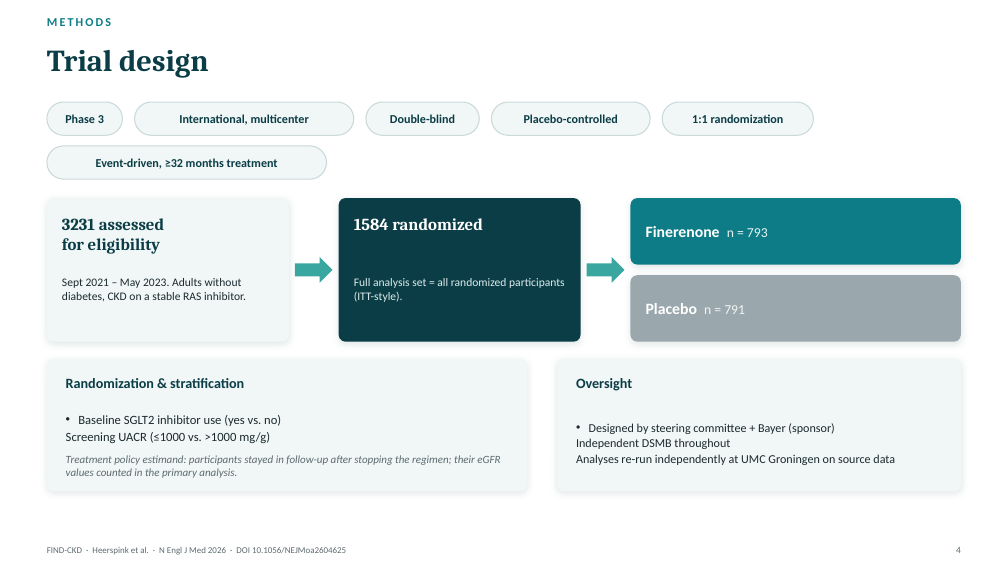
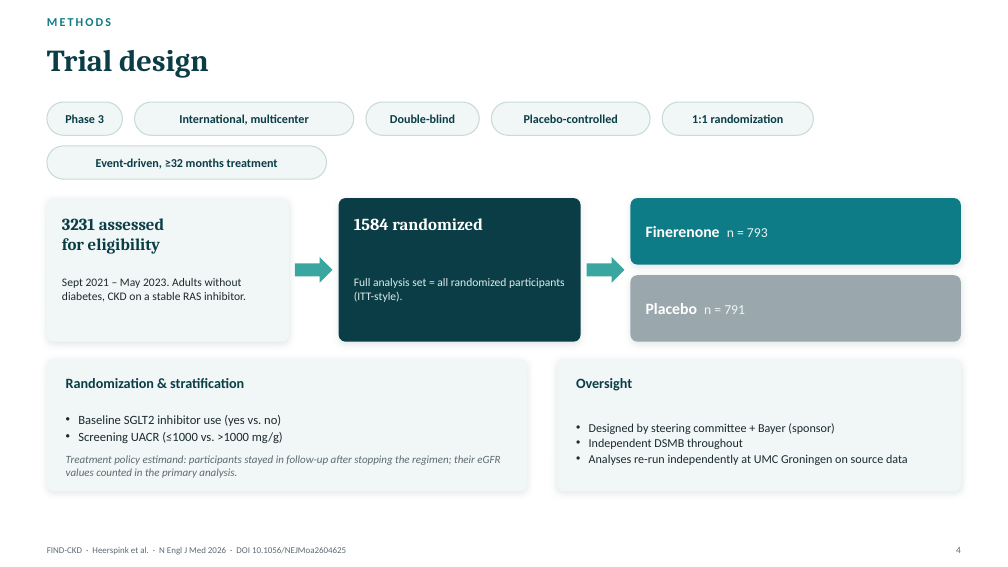
Before and after one commit to azbargarawan-sudo/clickwriting-landing, a slide deck: slide 4 of FIND-CKD.pptx. Drawn at 1008x567 pixels with LibreOffice and Linux fonts; fonts in the diff are those of the drawing. Boxes give left, top, right and bottom in pixels: in the first picture for what was removed or moved away, otherwise in the second. Text is boxed around its words. In the diff, an @@ line names an element or a change of style, - is before the commit and + after.

```diff
--- a/FIND-CKD.pptx
+++ b/FIND-CKD.pptx
@@ text at [78, 432, 283, 443]: bullet none to • @@
@@ text at [589, 438, 908, 465]: bullet none to • @@
```
Also in this commit, not shown: 3 other slides changed.
